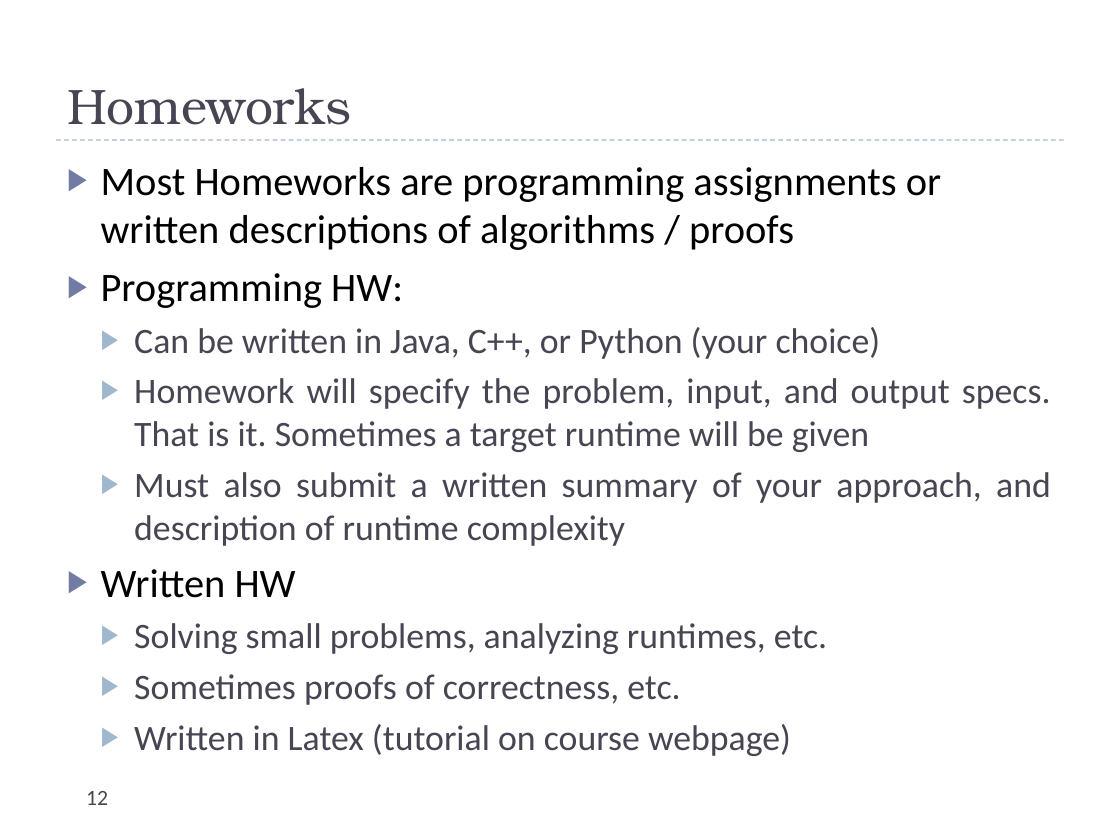
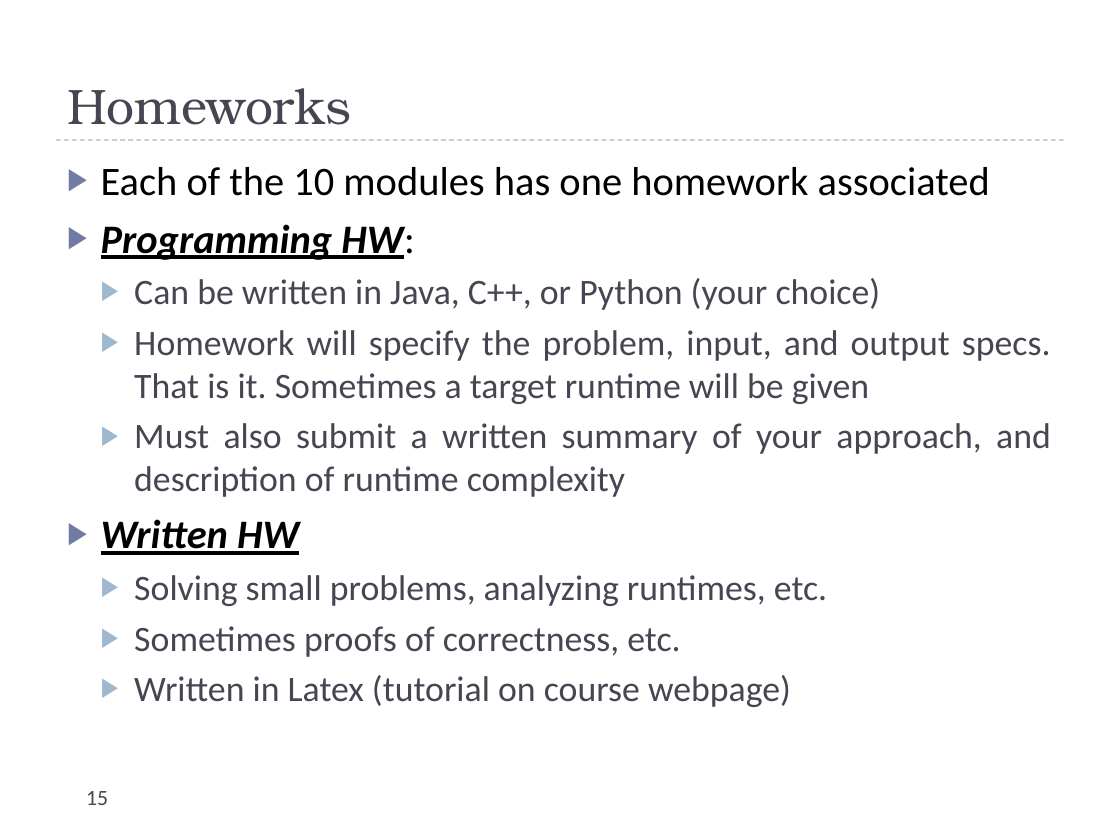
Before and after one commit to uva-cs/cs4102-f21, a slide deck: slide 15 of slides/courseintroduction.pptx (slide 12 before the commit). Drawn at 1120x840 pixels with LibreOffice and Linux fonts; fonts in the diff are those of the drawing. Boxes give left, top, right and bottom in pixels: in the first picture for what was removed or moved away, otherwise in the second. Text is boxed around its words. In the diff, an @@ line names an element or a change of style, - is before the commit and + after.

```diff
--- a/slides/courseintroduction.pptx
+++ b/slides/courseintroduction.pptx
@@ text at <box>101,167,990,196</box>: text changed @@
-▶ Most Homeworks are programming assignments or written descriptions of algorithms / proofs
+▶ Each of the 10 modules has one homework associated
@@ text at <box>101,224,415,555</box>: bold on, italic on, underline on in "Programming HW:", "Written HW" @@
@@ page number at <box>86,791,108,805</box>: text changed @@
-12
+15
```
Also in this commit, not shown: 10 other slides changed, 7 slides added, 2 slides removed.
